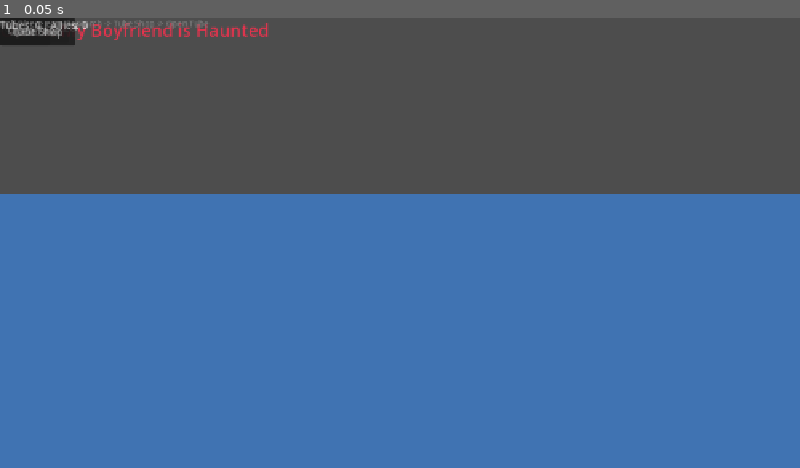
Above: before the commit, frame 1.
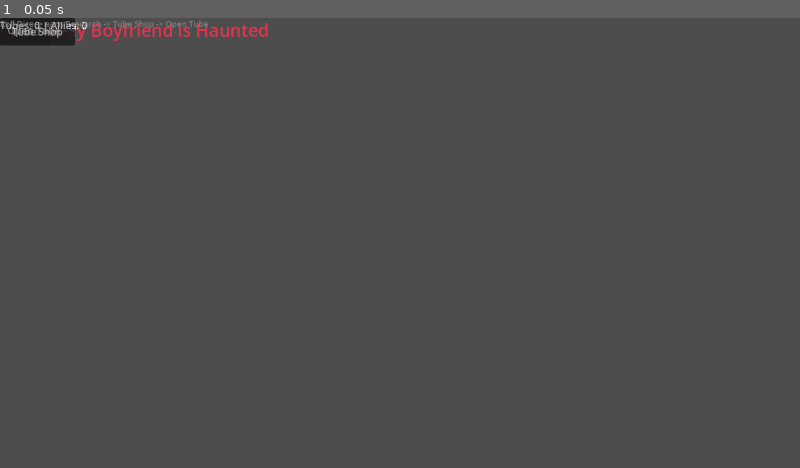
Above: after the commit, the same moment.

Repository: bryanlabchuk/ohnomyboyfriend
Game: Godot game, scene res://scenes/main/game_2d.tscn
Two runs of this game, one before a commit and one after it. Both use one fixed random seed, a clock stepped at 60 frames per second and the inputs below.
Inputs:
- Up to frame 1 (0.05 s): no input

The runs differ from the first frame. In frame 1, 61% of the frame differs, in the area x 0-100%, y 0-100%.

Commit message:
Update game_2d scene layout by adjusting separation and size flags for improved UI responsiveness, and change window stretch mode to 'viewport' for better rendering consistency.

Diff:
--- a/project.godot
+++ b/project.godot
@@ -28,7 +28,7 @@
 
 window/size/viewport_width=1280
 window/size/viewport_height=720
-window/stretch/mode="canvas_items"
+window/stretch/mode="viewport"
 window/stretch/aspect="expand"
 
 [physics]
--- a/scenes/main/game_2d.tscn
+++ b/scenes/main/game_2d.tscn
@@ -28,11 +28,12 @@
 anchor_bottom = 1.0
 grow_horizontal = 2
 grow_vertical = 2
-theme_override_constants/separation = 0
+theme_override_constants/separation = 12
 
 [node name="ViewportContainer" type="SubViewportContainer" parent="MainVBox"]
 layout_mode = 2
 custom_minimum_size = Vector2(0, 280)
+size_flags_vertical = 3
 stretch = true
 
 [node name="SubViewport" type="SubViewport" parent="MainVBox/ViewportContainer"]
@@ -44,6 +45,7 @@
 
 [node name="Margin" type="MarginContainer" parent="MainVBox"]
 layout_mode = 2
+size_flags_vertical = 3
 theme_override_constants/margin_left = 24
 theme_override_constants/margin_top = 16
 theme_override_constants/margin_right = 24
